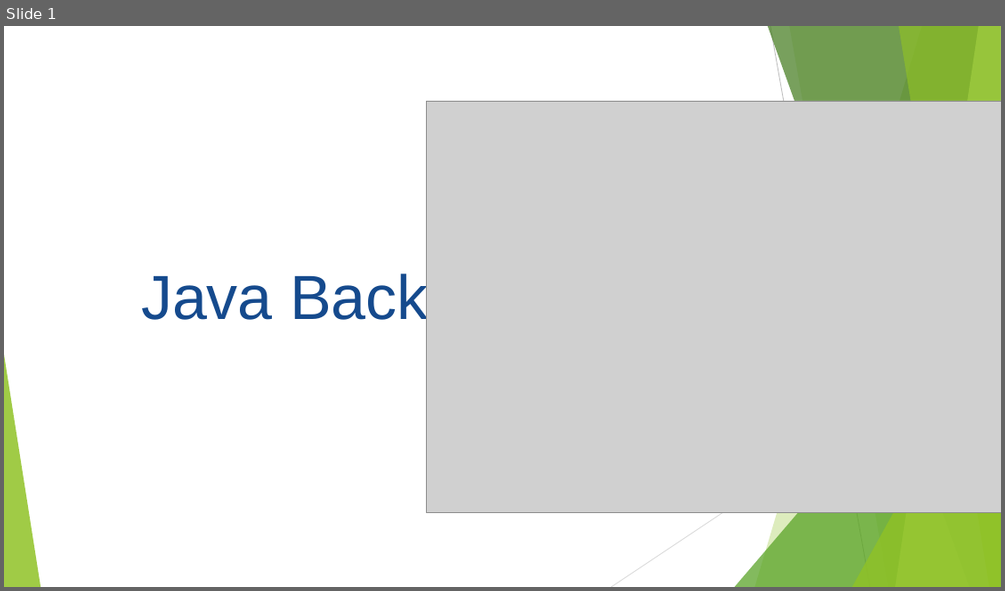
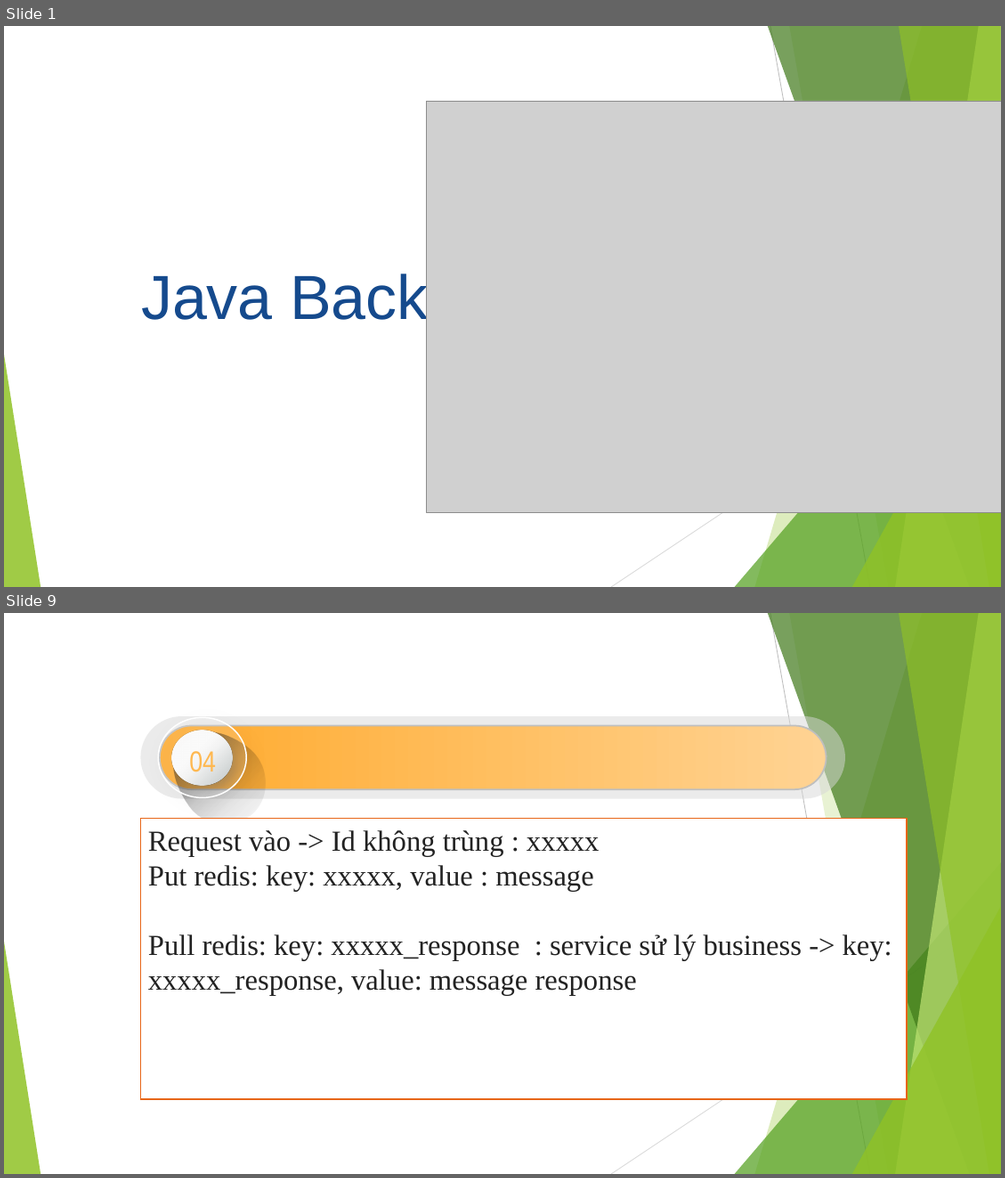
Before and after one commit to KAI-ASIA/KAI-TTS, a slide deck: Slide/Bài 6.pptx. Shown one above the other, each under a label of ours: slide 1 before the commit, slides 1 and 9 after it; the slides between them are not shown. The pictures are 1005x591 and 1005x1178 pixels, drawn with LibreOffice and Linux fonts; fonts in the diff are those of the drawing; grey boxes stand for pictures. Boxes give left, top, right and bottom in pixels: in the first picture for what was removed or moved away, otherwise in the second. Text is boxed around its words. In the diff, an @@ line names an element or a change of style, - is before the commit and + after.

```diff
--- a/Slide/Bài 6.pptx
+++ b/Slide/Bài 6.pptx
@@ slide 9 added at <box>4,613,1001,1174</box>, background #FFFFFF; not listed: 10 template elements that a slide beside it also shows @@
@@ rounded rectangle added at <box>141,716,845,798</box>, fill #D8D8D8 at 50% opacity @@
@@ rounded rectangle added at <box>160,726,825,789</box>, fill gradient #FFAA2D to #FFD393, outline #BFBFBF 1.5 pt @@
@@ group added at <box>154,712,283,842</box>: 3 ellipses, 1 freeform shape, 1 text @@
+04
@@ rectangle added at <box>141,818,906,1099</box>, fill #FFFFFF, outline #E76618 1 pt, 28 pt, text #222222 @@
+Request vào -> Id không trùng : xxxxx
+Put redis: key: xxxxx, value : message
+Pull redis: key: xxxxx_response : service sử lý business -> key: xxxxx_response, value: message response
```
Also in this commit, not shown: 1 slide changed, 6 other slides added, 12 other files.
